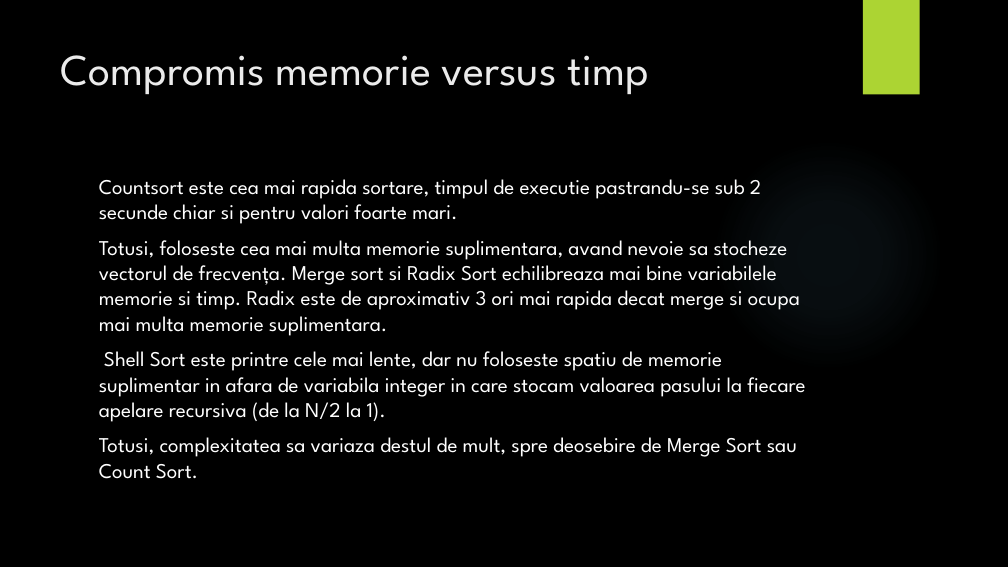
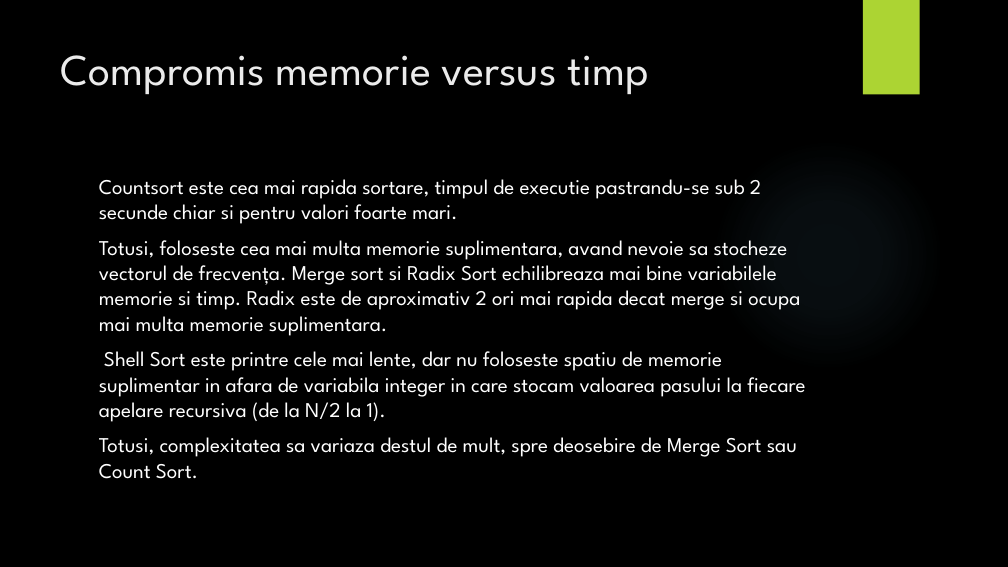
Before and after one commit to adelp13/Sorting-Algorithms, a slide deck: slide 7 of proiect1SD/Prezentare.pptx. Drawn at 1008x567 pixels with LibreOffice and Linux fonts; fonts in the diff are those of the drawing; background and template pictures are left out. Boxes give left, top, right and bottom in pixels: in the first picture for what was removed or moved away, otherwise in the second. Text is boxed around its words. In the diff, an @@ line names an element or a change of style, - is before the commit and + after.

```diff
--- a/proiect1SD/Prezentare.pptx
+++ b/proiect1SD/Prezentare.pptx
@@ text at <box>99,240,800,336</box>: text changed @@
-Totusi, foloseste cea mai multa memorie suplimentara, avand nevoie sa stocheze vectorul de frecvența. Merge sort si Radix Sort echilibreaza mai bine variabilele memorie si timp. Radix este de aproximativ 3 ori mai rapida decat merge si ocupa mai multa memorie suplimentara.
+Totusi, foloseste cea mai multa memorie suplimentara, avand nevoie sa stocheze vectorul de frecvența. Merge sort si Radix Sort echilibreaza mai bine variabilele memorie si timp. Radix este de aproximativ 2 ori mai rapida decat merge si ocupa mai multa memorie suplimentara.
```
Also in this commit, not shown: 3 other slides changed, 1 slide added, 9 other files.
